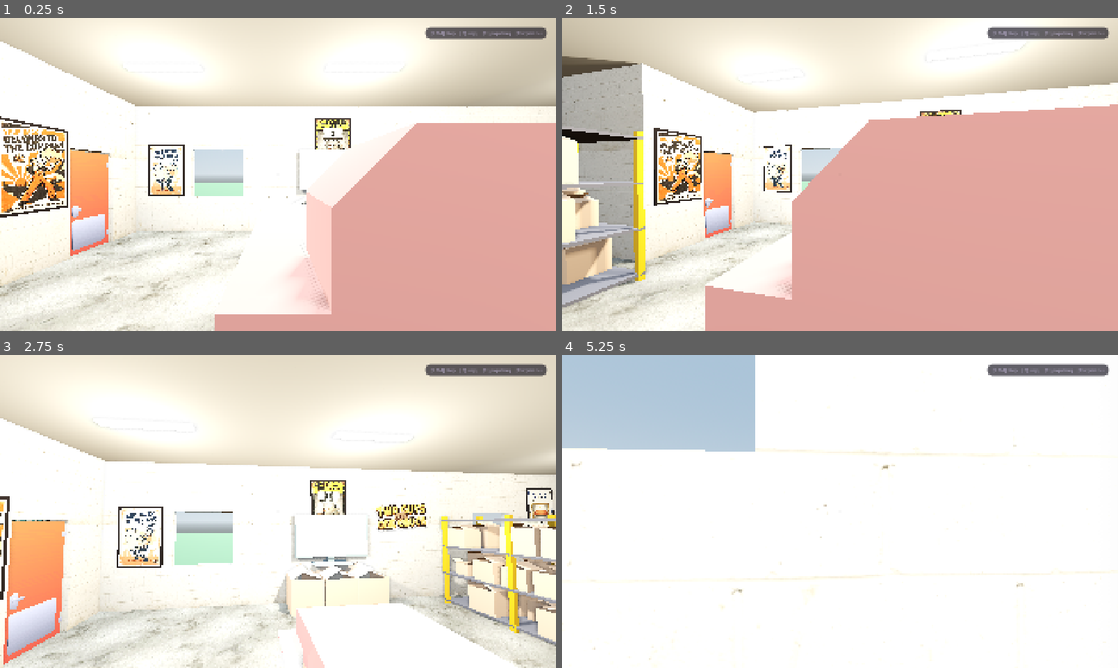
Above: before the commit, frames 1-4 (two rows, left to right).
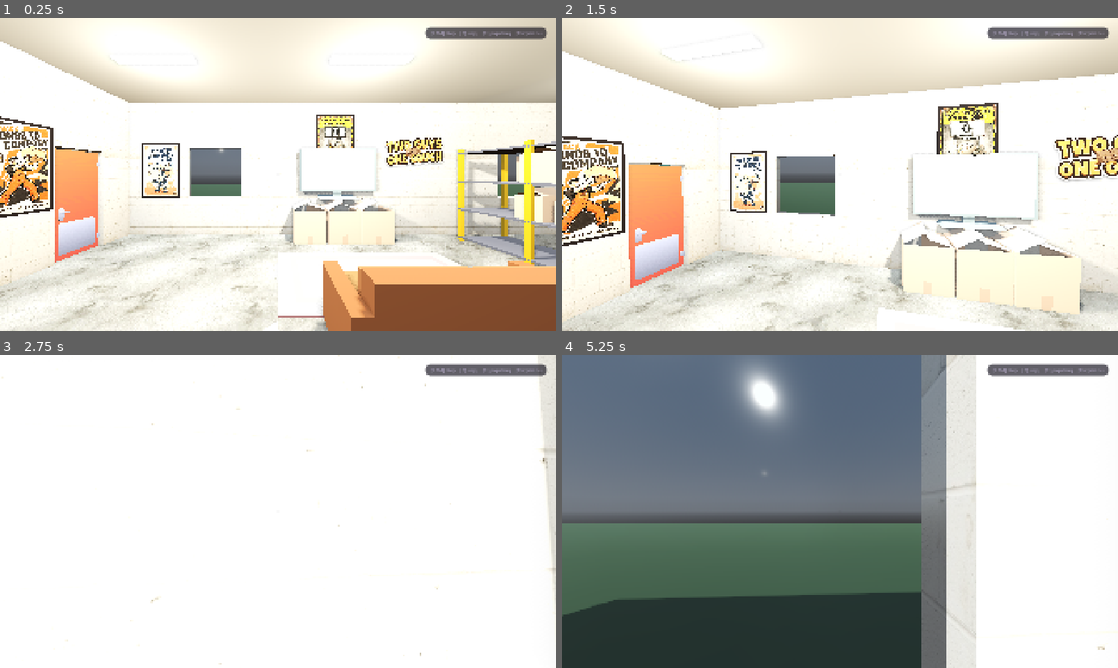
Above: after the commit, the same moments.

Repository: DeKinght/twoguysonecouch
Game: Godot game, scene res://scenes/levels/hq.tscn
Same seed, same stepped clock (60 frames per second), same inputs: the game is played once before the commit and once after it. This scene is started directly instead of the project's main scene.
Inputs (mouse positions are in pixels of both pictures, inside the frame that each line leads up to):
- Up to frame 1 (0.25 s): no input
- Up to frame 2 (1.5 s): tap Enter at 0.5 s; move the mouse to (867, 174) at 0.52 s; hold Ctrl (crouch) 0.53-1.28 s; hold W (move_forward) from 0.53 s (still down); click (867, 174) at 0.67 s; tap Space (jump) at 0.77 s; move the mouse to (812, 174) at 1.27 s; click (812, 174) at 1.35 s
- Up to frame 3 (2.75 s): keep holding W (move_forward); tap Space (jump) at 1.52 s; move the mouse to (289, 505) at 2.02 s; tap E (interact) at 2.1 s
- Up to frame 4 (5.25 s): keep holding W (move_forward); move the mouse to (834, 517) at 2.77 s; tap B (shove) at 2.85 s; click (834, 517) at 2.92 s; tap Space (jump) at 3.02, 3.77, 4.52 s; move the mouse to (878, 514) at 3.52 s; hold Shift (sprint) 3.53-4.28 s; move the mouse to (795, 508) at 4.27 s; tap C at 4.35 s; move the mouse to (845, 511) at 5.02 s; hold Ctrl (crouch) from 5.03 s (still down); click (845, 511) at 5.17 s

The runs differ from the first frame. In frame 1, 38% of the frame differs, in the area x 0-100%, y 14-100%; in frame 2, 71%; in frame 3, 50%; in frame 4, 74%, in the area x 0-98%, y 0-100%.

Commit message:
HQ fixes: walkable open doors, wersalka sofa, fewer boxes, smoked windows
- Open doors/gate drop collision (stay on Use layer so E can close them)
- Replace sofa model with smaller boxy wersalka with per-part hitboxes
- Fewer cardboard boxes on racks (RACK_FILL), darker smoked window glass

Co-Authored-By: Claude Opus 5.5 <noreply@anthropic.com>

Diff:
--- a/scripts/interact/door.gd
+++ b/scripts/interact/door.gd
@@ -29,7 +29,7 @@
 	panel = AnimatableBody3D.new()
 	panel.name = "Panel"
 	panel.position = offset
-	panel.collision_layer = 1  # świat: blokuje graczy i przedmioty, widać go w raycastach
+	panel.collision_layer = 1 | INTERACT_LAYER  # świat (blokuje) + "do użycia" (widzi E)
 	panel.collision_mask = 0
 	add_child(panel)
 
@@ -79,8 +79,23 @@
 	is_open = open
 	if _tween != null:
 		_tween.kill()
+	# Otwarte skrzydło nie ma kolizji: nie blokuje przejścia ani nie zakleszcza graczy
+	# (nawet gdyby fizyka nie nadążała za obrotem zawiasu). Włączamy ją po zamknięciu.
+	if open:
+		_set_solid(false)
 	_tween = create_tween().set_trans(Tween.TRANS_CUBIC).set_ease(Tween.EASE_OUT)
 	_tween.tween_property(self, "rotation", _closed_rotation + (open_rotation if open else Vector3.ZERO), duration)
+	if not open:
+		_tween.tween_callback(func() -> void: _set_solid(not is_open))
+
+
+## Warstwa 5 (16) = "do użycia": widzi ją tylko promień E (Interactor), gracze i przedmioty nie.
+const INTERACT_LAYER: int = 16
+
+
+func _set_solid(solid: bool) -> void:
+	if panel != null:
+		panel.collision_layer = (1 | INTERACT_LAYER) if solid else INTERACT_LAYER
 
 
 ## Wstawia model i rozciąga go do rozmiaru skrzydła. Zwraca false, jeśli modelu nie ma.
--- a/scripts/levels/hq_level.gd
+++ b/scripts/levels/hq_level.gd
@@ -39,6 +39,8 @@
 const COL_RACK_SHELF: Color = Color(0.42, 0.42, 0.45)
 const COL_WOOD: Color = Color(0.55, 0.38, 0.22)
 const COL_PAINT: Color = Color(1.0, 0.85, 0.2)
+## Jak gęsto stoją kartony na regałach (0..1).
+const RACK_FILL: float = 0.28
 
 ## Plakaty: [pozycja środka, obrót Y (w stronę pokoju), roboczy tytuł]
 const POSTERS: Array = [
@@ -128,7 +130,7 @@
 ## Kanapa naprzeciw telewizora stojącego na kartonach.
 func _build_lounge() -> void:
 	_prop("rugRectangle", Vector3(9.6, 0.0, 2.3), 0.0, 3.2, false)
-	_prop("loungeSofaLong", Vector3(9.69, 0.0, 3.91), PI, 3.6)
+	_wersalka(Vector3(9.6, 0.0, 3.7), PI)  # przodem do telewizora
 
 	var box_top: float = 0.0
 	for x: float in [8.75, 9.52, 10.29]:
@@ -137,6 +139,63 @@
 		box_top = _size(box).y
 	var tv := _prop("televisionModern", Vector3(9.52, box_top, 0.0), 0.0, 1.9)
 	_back_to_wall(tv, 0.0, 0.0)
+
+
+## Klasyczna wersalka z PRL-u: kanciasta, z boczkami i dwiema poduchami.
+## Każda część ma własny hitbox, więc da się na niej usiąść/wskoczyć i nic nie wisi w powietrzu.
+## Lokalnie: szerokość wzdłuż X, przód w stronę +Z (obrót rot_y odwraca ją do telewizora).
+func _wersalka(pos: Vector3, rot_y: float) -> void:
+	var body := StaticBody3D.new()
+	body.name = "Wersalka"
+	body.collision_layer = 1
+	body.collision_mask = 0
+	body.position = pos
+	body.rotation.y = rot_y
+	_geo.add_child(body)
+
+	var fabric := Color(0.58, 0.34, 0.2)       # brązowo-rudy plusz
+	var cushion := Color(0.66, 0.4, 0.24)
+	var base := Color(0.32, 0.2, 0.13)
+	var half_w: float = 0.95                   # pół szerokości bez boczków
+	var arm: float = 0.16
+	var depth: float = 0.9
+	var back_d: float = 0.22                   # grubość oparcia
+
+	# Skrzynia (podstawa na pościel) i nóżki.
+	_part(body, Vector3(0, 0.23, 0), Vector3(half_w * 2.0, 0.3, depth), base)
+	for x: float in [-half_w - arm * 0.5, half_w + arm * 0.5]:
+		for z: float in [-depth * 0.5 + 0.06, depth * 0.5 - 0.06]:
+			_part(body, Vector3(x, 0.04, z), Vector3(0.06, 0.08, 0.06), Color(0.15, 0.1, 0.07), false)
+	# Siedzisko: dwie poduchy.
+	var seat_d: float = depth - back_d
+	for side: float in [-1.0, 1.0]:
+		_part(body, Vector3(side * half_w * 0.5, 0.45, back_d * 0.5), Vector3(half_w - 0.02, 0.14, seat_d), cushion)
+	# Oparcie: skrzynia + dwie poduchy.
+	_part(body, Vector3(0, 0.62, -depth * 0.5 + back_d * 0.5), Vector3(half_w * 2.0, 0.5, back_d), fabric)
+	for side: float in [-1.0, 1.0]:
+		_part(body, Vector3(side * half_w * 0.5, 0.66, -depth * 0.5 + back_d + 0.06),
+				Vector3(half_w - 0.04, 0.34, 0.12), cushion)
+	# Boczki.
+	for side: float in [-1.0, 1.0]:
+		_part(body, Vector3(side * (half_w + arm * 0.5), 0.36, 0), Vector3(arm, 0.56, depth), fabric)
+
+
+## Część mebla: siatka + (opcjonalnie) jej własny hitbox w tym samym ciele.
+func _part(body: StaticBody3D, center: Vector3, size: Vector3, color: Color, collide: bool = true) -> void:
+	var mesh := MeshInstance3D.new()
+	var box_mesh := BoxMesh.new()
+	box_mesh.size = size
+	mesh.mesh = box_mesh
+	mesh.material_override = _material(color)
+	mesh.position = center
+	body.add_child(mesh)
+	if collide:
+		var shape := CollisionShape3D.new()
+		var box := BoxShape3D.new()
+		box.size = size
+		shape.shape = box
+		shape.position = center
+		body.add_child(shape)
 
 
 ## Biurko z komputerem (tu będzie wybór zleceń).
@@ -359,9 +418,12 @@
 	var key: String = "glass"
 	if not _materials.has(key):
 		var mat := StandardMaterial3D.new()
-		mat.albedo_color = Color(0.7, 0.85, 0.95, 0.22)
+		# Przydymione szkło: ciemne, mało przezroczyste, z lekkim połyskiem.
+		mat.albedo_color = Color(0.12, 0.14, 0.17, 0.72)
 		mat.transparency = BaseMaterial3D.TRANSPARENCY_ALPHA
-		mat.roughness = 0.05
+		mat.roughness = 0.08
+		mat.metallic = 0.3
+		mat.metallic_specular = 0.8
 		_materials[key] = mat
 	var size := Vector3(b - a, WIN_TOP - SILL, 0.03) if along_x else Vector3(0.03, WIN_TOP - SILL, b - a)
 	var center := Vector3((a + b) * 0.5, (SILL + WIN_TOP) * 0.5, fixed) if along_x \
@@ -415,7 +477,7 @@
 				var w: float = _rng.randf_range(0.38, 0.55)
 				if cursor + w > length - 0.05:
 					break
-				if _rng.randf() < 0.75:
+				if _rng.randf() < RACK_FILL:
 					var along: float = cursor + w * 0.5
 					var pos: Vector3
 					if long_x:
--- a/scripts/player/interactor.gd
+++ b/scripts/player/interactor.gd
@@ -20,7 +20,8 @@
 		return
 	var from: Vector3 = camera.global_position
 	var to: Vector3 = from + (-camera.global_basis.z) * reach
-	var query := PhysicsRayQueryParameters3D.create(from, to, 1 | 4)  # świat + przedmioty
+	# świat + przedmioty + warstwa "do użycia" (np. otwarte drzwi, przez które się przechodzi)
+	var query := PhysicsRayQueryParameters3D.create(from, to, 1 | 4 | Door.INTERACT_LAYER)
 	var hit: Dictionary = get_world_3d().direct_space_state.intersect_ray(query)
 	looked_at = null if hit.is_empty() else _find_interactable(hit["collider"])
 
